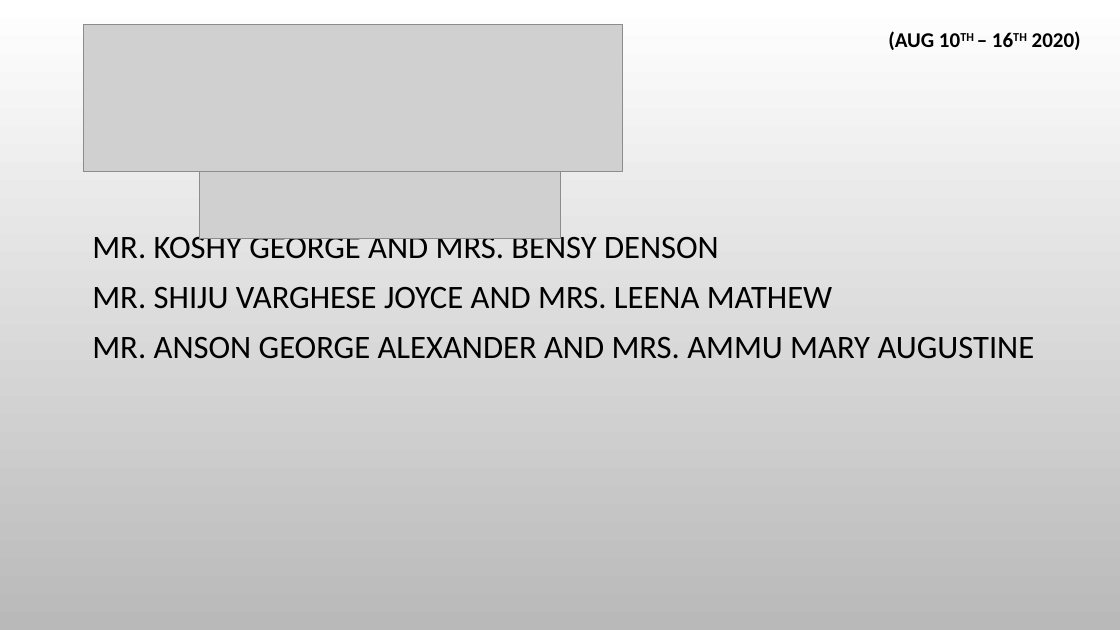
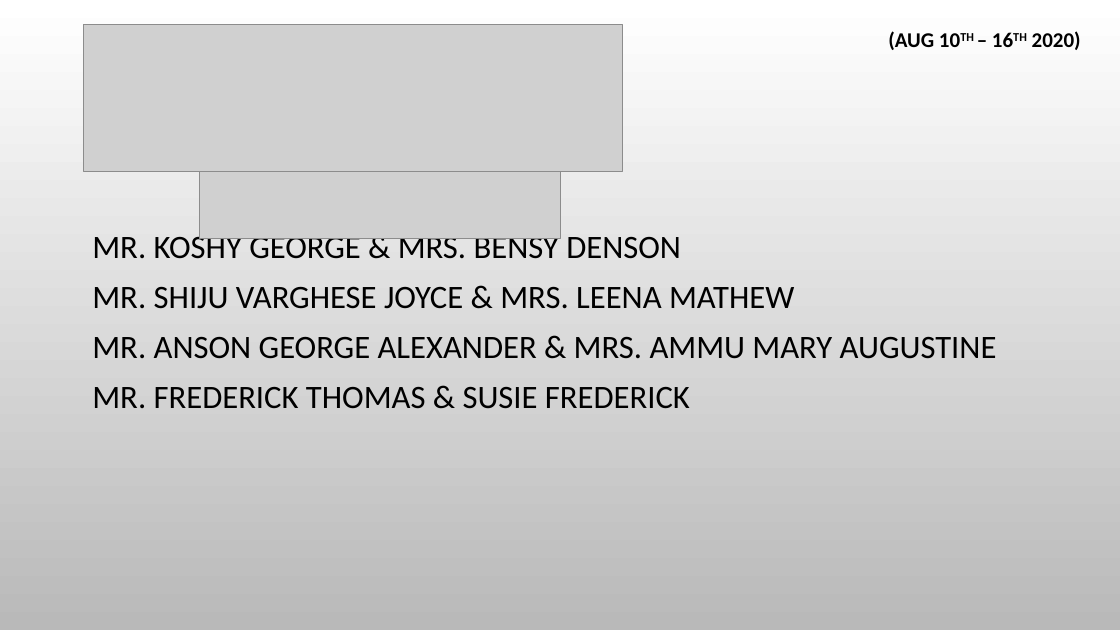
Before and after one commit to stoscsg/openlp-data, a slide deck: slide 2 of stosc_services/PPT/Birthday & Anniversaries.pptx. Drawn at 1120x630 pixels with LibreOffice and Linux fonts; fonts in the diff are those of the drawing; grey boxes stand for pictures; background and template pictures are left out. Boxes give left, top, right and bottom in pixels: in the first picture for what was removed or moved away, otherwise in the second. Text is boxed around its words. In the diff, an @@ line names an element or a change of style, - is before the commit and + after.

Commit message:
Add Frederick uncle Anniversary

```diff
--- a/stosc_services/PPT/Birthday & Anniversaries.pptx
+++ b/stosc_services/PPT/Birthday & Anniversaries.pptx
@@ text at (92, 231, 997, 409): text changed @@
-MR. KOSHY GEORGE AND MRS. BENSY DENSON
-MR. SHIJU VARGHESE JOYCE AND MRS. LEENA MATHEW
-MR. ANSON GEORGE ALEXANDER AND MRS. AMMU MARY AUGUSTINE
+MR. KOSHY GEORGE & MRS. BENSY DENSON
+MR. SHIJU VARGHESE JOYCE & MRS. LEENA MATHEW
+MR. ANSON GEORGE ALEXANDER & MRS. AMMU MARY AUGUSTINE
+MR. FREDERICK THOMAS & SUSIE FREDERICK
```
Also in this commit, not shown: 2 other files.
